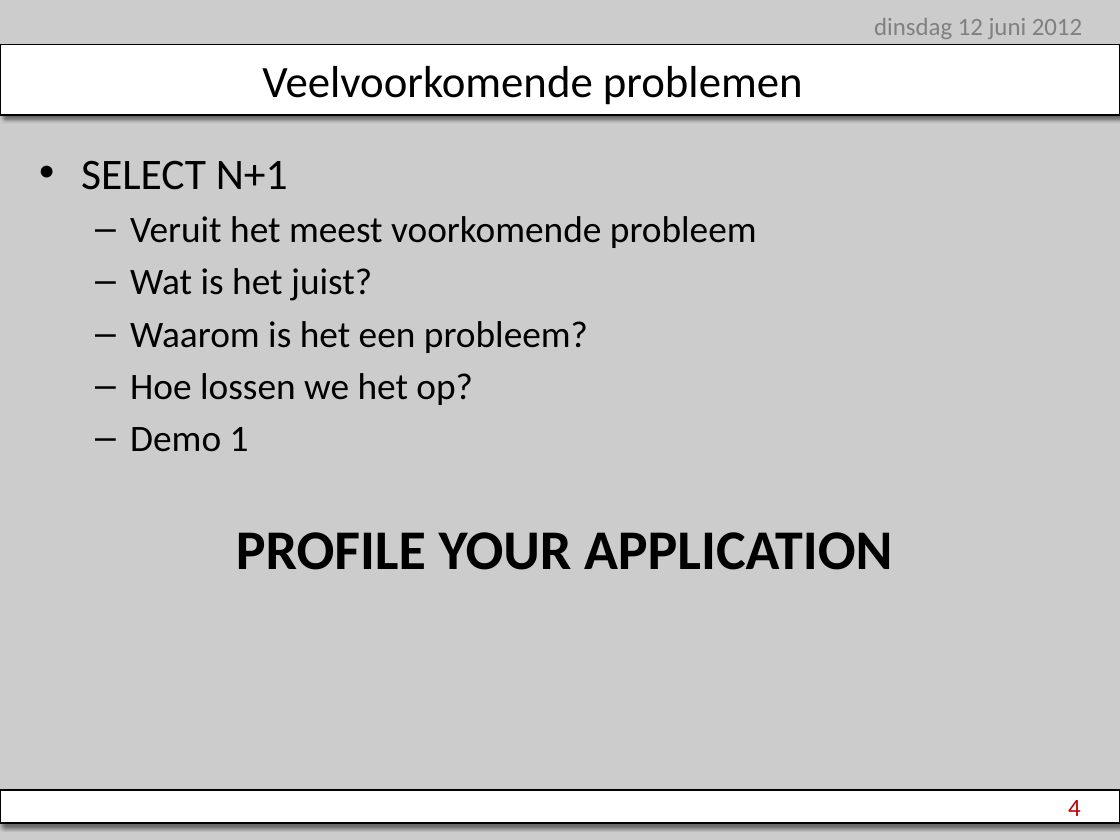
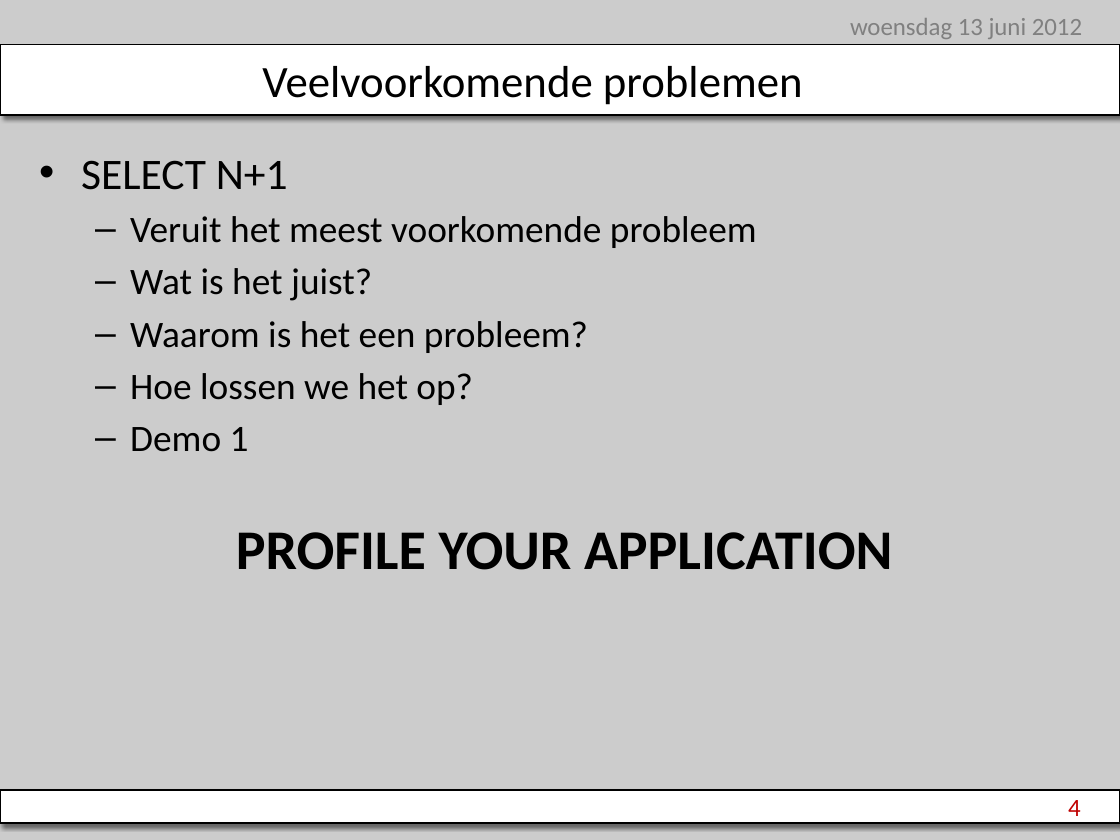
Before and after one commit to stevenlauwers22/NHibernate.QFrameBootcamp, a slide deck: slide 4 of NHibernateCourse.pptx. Drawn at 1120x840 pixels with LibreOffice and Linux fonts; fonts in the diff are those of the drawing; background and template pictures are left out. Boxes give left, top, right and bottom in pixels: in the first picture for what was removed or moved away, otherwise in the second. Text is boxed around its words. In the diff, an @@ line names an element or a change of style, - is before the commit and + after.

```diff
--- a/NHibernateCourse.pptx
+++ b/NHibernateCourse.pptx
@@ text at [850, 18, 1082, 39]: text changed @@
-dinsdag 12 juni 2012
+woensdag 13 juni 2012
```
Also in this commit, not shown: 11 other slides changed.
